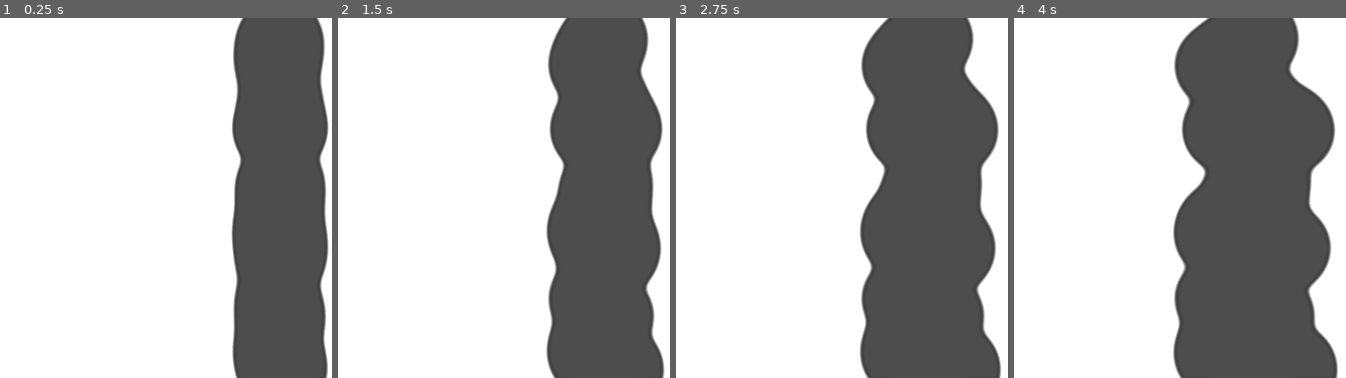
Above: before the commit, frames 1-4 (left to right).
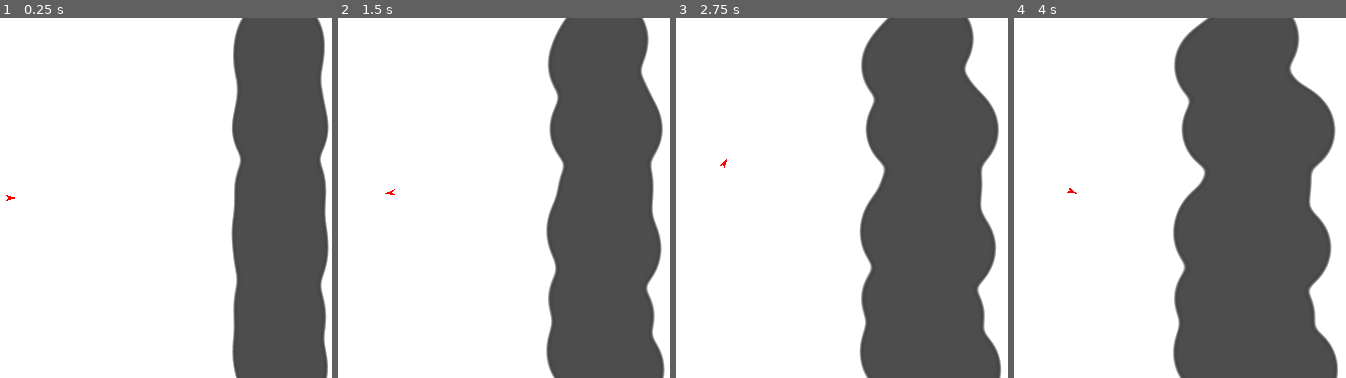
Above: after the commit, the same moments.

Repository: liaaliz/nebulosa
Game: Godot game, scene res://BitmapGenerator.tscn
The game is run twice, just before and just after one commit, with the same random seed, the same clock (stepped at 60 frames per second) and the same inputs. The project has no main scene, so this scene is started directly.
Inputs (mouse positions are in pixels of both pictures, inside the frame that each line leads up to):
- Up to frame 1 (0.25 s): no input
- Up to frame 2 (1.5 s): tap Enter at 0.5 s; move the mouse to (490, 180) at 0.52 s; hold Space (boost) 0.53-1.28 s; move the mouse to (outside the picture) at 1.27 s; tap Space (boost) at 1.35 s
- Up to frame 3 (2.75 s): move the mouse to (752, 118) at 2.02 s; hold Space (boost) from 2.03 s (still down)
- Up to frame 4 (4 s): move the mouse to (outside the picture) at 2.77 s; release Space (boost) at 2.78 s; tap Space (boost) at 2.85 s; move the mouse to (1216, 252) at 3.52 s; hold Space (boost) from 3.53 s (still down)

The runs differ from the first frame. In frame 1, 0.2% of the frame differs, in the area x 1-99%, y 0-100%; in frame 2, 0.2%; in frame 3, 0.2%; in frame 4, 0.2%.

Commit message:
fix player movement to mouse
Just a quick fix with the mouse position

Diff:
--- a/nebula/nebula/BitmapGenerator.tscn
+++ b/nebula/nebula/BitmapGenerator.tscn
@@ -1,20 +1,17 @@
-[gd_scene load_steps=8 format=3 uid="uid://dts5q7bpfll0u"]
+[gd_scene load_steps=7 format=3 uid="uid://dts5q7bpfll0u"]
 
 [ext_resource type="PackedScene" uid="uid://bk6pdycmwoo8u" path="res://Scenes/WorldTexture.tscn" id="1_f4532"]
 [ext_resource type="Script" path="res://Code/MouseTracker.gd" id="1_xipe6"]
 [ext_resource type="Resource" uid="uid://c6r1amopvec22" path="res://Data/MouseData.tres" id="3_a0uad"]
 
 [sub_resource type="ViewportTexture" id="ViewportTexture_fc1ah"]
-viewport_path = NodePath("WorldTexture/WorldRenderer")
+viewport_path = NodePath("WorldRenderer")
 
 [sub_resource type="ViewportTexture" id="ViewportTexture_8mml6"]
 viewport_path = NodePath("WorldRenderer")
 
 [sub_resource type="ViewportTexture" id="ViewportTexture_3dcmj"]
 viewport_path = NodePath("WorldTexture/WorldRenderer/World/SubViewport")
-
-[sub_resource type="ViewportTexture" id="ViewportTexture_id2ug"]
-viewport_path = NodePath("PlayerViewport")
 
 [node name="Node3D" type="Node3D"]
 script = ExtResource("1_xipe6")
@@ -34,10 +31,4 @@
 [node name="MetaballsRendering" parent="WorldTexture/WorldRenderer/World" index="1"]
 texture = SubResource("ViewportTexture_3dcmj")
 
-[node name="PlayerRender" parent="WorldTexture/WorldRenderer/World" index="2"]
-texture = SubResource("ViewportTexture_id2ug")
-
-[node name="Body" parent="WorldTexture/WorldRenderer/World/Player" index="0"]
-mouse_data = ExtResource("3_a0uad")
-
 [editable path="WorldTexture"]
--- a/nebula/nebula/Code/player.gd
+++ b/nebula/nebula/Code/player.gd
@@ -1,11 +1,11 @@
 extends CharacterBody2D
-const BOOST_VAL := 60
-var orientation
+@export var mouse_data : MousePositionData
+const _BOOST_VAL := 60
+var _orientation
 
 func _physics_process(delta: float) -> void:
-	var mouse_pos = get_global_mouse_position()
-	look_at(Vector2(mouse_pos.x, mouse_pos.y))
-	orientation = Vector2.RIGHT.rotated(rotation)
+	look_at(Vector2(mouse_data.mouse_pos.x, mouse_data.mouse_pos.y))
+	_orientation = Vector2.RIGHT.rotated(rotation)
 
 	boost()
 	move_and_slide()
@@ -17,4 +17,4 @@
 
 func boost():
 	if Input.is_action_pressed("boost"):
-		velocity = lerp(velocity, orientation * BOOST_VAL, 0.3)
+		velocity = lerp(velocity, _orientation * _BOOST_VAL, 0.3)
--- a/nebula/nebula/Scenes/WorldTexture.tscn
+++ b/nebula/nebula/Scenes/WorldTexture.tscn
@@ -3,6 +3,7 @@
 [ext_resource type="Texture2D" uid="uid://c8vypvm3ti6x5" path="res://Art/metaballs_texture.png" id="1_se85n"]
 [ext_resource type="Script" path="res://Code/player.gd" id="2_xpfvd"]
 [ext_resource type="Texture2D" uid="uid://bmq4wte5fa51c" path="res://Art/BallGradient.png" id="3_5p0ak"]
+[ext_resource type="Resource" uid="uid://c6r1amopvec22" path="res://Data/MouseData.tres" id="3_fuhvx"]
 [ext_resource type="Script" path="res://Code/metaball.gd" id="4_7facu"]
 
 [sub_resource type="ViewportTexture" id="ViewportTexture_jsn4f"]
@@ -26,9 +27,6 @@
 [sub_resource type="ViewportTexture" id="ViewportTexture_0nbqa"]
 viewport_path = NodePath("WorldRenderer/World/SubViewport")
 
-[sub_resource type="ViewportTexture" id="ViewportTexture_oqh3l"]
-viewport_path = NodePath("PlayerViewport")
-
 [node name="WorldTexture" type="Sprite2D"]
 texture = SubResource("ViewportTexture_jsn4f")
 centered = false
@@ -47,10 +45,6 @@
 position = Vector2(320, 180)
 texture = SubResource("ViewportTexture_0nbqa")
 
-[node name="PlayerRender" type="Sprite2D" parent="WorldRenderer/World"]
-position = Vector2(320, 180)
-texture = SubResource("ViewportTexture_oqh3l")
-
 [node name="Player" type="Node2D" parent="WorldRenderer/World"]
 
 [node name="Body" type="CharacterBody2D" parent="WorldRenderer/World/Player"]
@@ -60,10 +54,12 @@
 wall_min_slide_angle = 0.0
 floor_block_on_wall = false
 script = ExtResource("2_xpfvd")
+mouse_data = ExtResource("3_fuhvx")
 
 [node name="Art" type="Polygon2D" parent="WorldRenderer/World/Player/Body"]
 position = Vector2(5, 0)
 rotation = 1.5708
+color = Color(1, 0, 0, 1)
 polygon = PackedVector2Array(0, 0, 3, 11, 0, 8, -3, 11)
 
 [node name="SubViewport" type="SubViewport" parent="WorldRenderer/World"]
